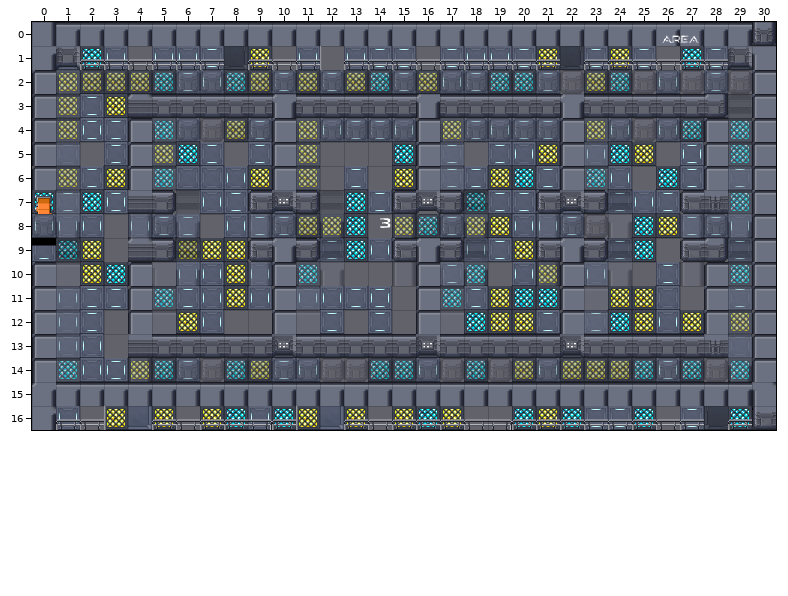
Level history. Tiled map: cocos/Code/assets/resources/map/map_1-2-E-3.tmx. The picture above was drawn from the file before the commit.
Cells are 32x32 px. Shown: x 0..30, y 0..16. Tiles whose own drawing changed are shown in their newer look in all pictures.
The result:
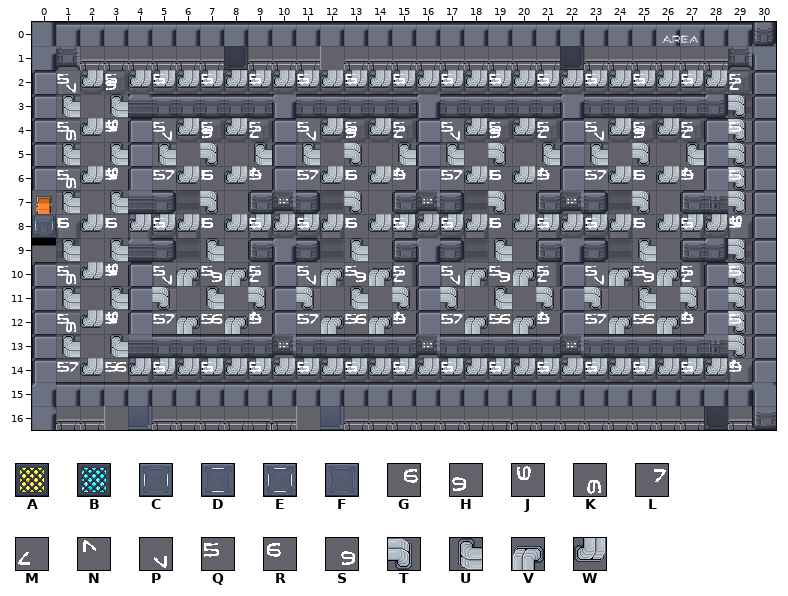
Key: from "scifi_tileset_02": A 141, B 142, C 144, D 145, E 146, F 147, G 158, H 158 turned 180, J 158 turned 270, K 158 turned 90, L 159, M 159 turned 180, N 159 turned 270, P 159 turned 90, Q 167, R 168, S 168 turned 180, T 178, U 178 turned 180, V 178 turned 270, W 178 turned 90.
_ is an empty cell.
Tiles of an added or newly shown layer are drawn over the layers below it.
Changes in this commit:
Layer "f":
y 0: x 30 B -> _
y 1: x 1..3 CBC -> ___; x 5..7 CCD -> ___; x 9 A -> _; x 11 C -> _; x 13..15 CDD -> ___; x 17..21 DCCDA -> _____; x 23..25 DAD -> ___; x 27..29 BDB -> ___
y 2: x 1..21 AAAABDCBADADABDACDBBD -> _____________________; x 23..24 AB -> __; x 26 C -> _; x 28 D -> _
y 3: x 1..3 ADA -> ___
y 4: x 1..3 AED -> ___; x 5..6 BF -> __; x 8..9 AD -> __; x 11..15 ACDDC -> _____; x 17..21 ADCDD -> _____; x 23..24 AC -> __; x 26..27 CB -> __; x 29 B -> _
y 5: x 1 F -> _; x 3 D -> _; x 5..7 ABD -> ___; x 9 D -> _; x 11 A -> _; x 15 B -> _; x 17 D -> _; x 19..21 DCA -> ___; x 23..25 CBA -> ___; x 27 E -> _; x 29 B -> _
y 6: x 1..3 ADA -> ___; x 5..9 BFFCA -> _____; x 11 A -> _; x 13 D -> _; x 15 A -> _; x 17..21 DDABD -> _____; x 23..24 BC -> __; x 26..27 BD -> __; x 29 D -> _
y 7: x 0..3 BDBE -> ____; x 7..11 CDDCA -> _____; x 13..15 BDB -> ___; x 17..26 ABDDCDCDCD -> __________; x 29 B -> _
y 8: x 1..2 CC -> __; x 4..6 CDD -> ___; x 8..13 CDDAAB -> ______; x 15..22 ABDAACCD -> ________; x 25..29 BADDC -> _____
y 9: x 0..2 DBA -> ___; x 5..8 BAAA -> ____; x 11..15 FDBCC -> _____; x 17..21 ACDAA -> _____; x 23..25 CDB -> ___; x 29 D -> _
y 10: x 2..3 AB -> __; x 6..9 CCAC -> ____; x 11 B -> _; x 17..18 DB -> __; x 20..21 CA -> __; x 23 C -> _; x 26 D -> _; x 29 B -> _
y 11: x 1..3 CDD -> ___; x 5..9 BDCAC -> _____; x 11..14 CCDE -> ____; x 17..21 BDABB -> _____; x 24..26 AAF -> ___; x 29 D -> _
y 12: x 1..2 CD -> __; x 6..7 AC -> __; x 12 D -> _; x 14 D -> _; x 18..21 BAAD -> ____; x 23..27 DBACA -> _____; x 29 A -> _
y 13: x 1..2 CC -> __; x 10 A -> _; x 16 A -> _; x 22 A -> _; x 29 F -> _
y 14: x 1..6 BCEABD -> ______; x 8..11 BADC -> ____; x 14..16 BBC -> ___; x 18 B -> _; x 20..27 ACAAABEB -> ________; x 29 B -> _
y 16: x 1 C -> _; x 3 A -> _; x 5 A -> _; x 7..11 ABCBA -> _____; x 13 A -> _; x 15..17 ABA -> ___; x 20..25 BABDDB -> ______; x 27 D -> _; x 29 B -> _
Layer "Tile Layer 5" (added):
y 2: x 1..29 _____________________________ -> PWHWWWWWWWWWWWWWWWWWWWWWWWWWM
y 3: x 1 _ -> U; x 3 _ -> U; x 29 _ -> T
y 4: x 1..3 ___ -> KWJ; x 5..9 _____ -> PWHWM; x 11..15 _____ -> PWHWM; x 17..21 _____ -> PWHWM; x 23..27 _____ -> PWHWM; x 29 _ -> T
y 5: x 1 _ -> U; x 3 _ -> U; x 5 _ -> U; x 7 _ -> T; x 9 _ -> U; x 11 _ -> U; x 13 _ -> T; x 15 _ -> U; x 17 _ -> U; x 19 _ -> T; x 21 _ -> U; x 23 _ -> U; x 25 _ -> T; x 27 _ -> U; x 29 _ -> T
y 6: x 1..3 ___ -> KWJ; x 5..9 _____ -> LWRWN; x 11..15 _____ -> LWRWN; x 17..21 _____ -> LWRWN; x 23..27 _____ -> LWRWN; x 29 _ -> T
y 7: x 1 _ -> U; x 3 _ -> U; x 7 _ -> T; x 13 _ -> T; x 19 _ -> T; x 25 _ -> T; x 29 _ -> T
y 8: x 1..29 _____________________________ -> RWRWWWRWWWWWRWWWWWRWWWWWRWWWJ
y 9: x 1 _ -> U; x 3 _ -> U; x 7 _ -> U; x 13 _ -> U; x 19 _ -> U; x 25 _ -> U; x 29 _ -> T
y 10: x 1..3 ___ -> KWJ; x 5..9 _____ -> PVSVM; x 11..15 _____ -> PVSVM; x 17..21 _____ -> PVSVM; x 23..27 _____ -> PVSVM; x 29 _ -> T
y 11: x 1 _ -> U; x 3 _ -> U; x 5 _ -> T; x 7 _ -> U; x 9 _ -> T; x 11 _ -> T; x 13 _ -> U; x 15 _ -> T; x 17 _ -> T; x 19 _ -> U; x 21 _ -> T; x 23 _ -> T; x 25 _ -> U; x 27 _ -> T; x 29 _ -> T
y 12: x 1..3 ___ -> KWJ; x 5..9 _____ -> LVGVN; x 11..15 _____ -> LVGVN; x 17..21 _____ -> LVGVN; x 23..27 _____ -> LVGVN; x 29 _ -> T
y 13: x 1 _ -> U; x 3 _ -> U; x 29 _ -> T
y 14: x 1..29 _____________________________ -> LWGWWWWWWWWWWWWWWWWWWWWWWWWWN
Layer "Tile Layer 6" (added):
y 2: x 1 _ -> Q; x 3 _ -> Q; x 5 _ -> Q; x 7 _ -> Q; x 9 _ -> Q; x 11 _ -> Q; x 13 _ -> Q; x 15 _ -> Q; x 17 _ -> Q; x 19 _ -> Q; x 21 _ -> Q; x 23 _ -> Q; x 25 _ -> Q; x 27 _ -> Q; x 29 _ -> Q
y 4: x 1 _ -> Q; x 3 _ -> Q; x 5 _ -> Q; x 7 _ -> Q; x 9 _ -> Q; x 11 _ -> Q; x 13 _ -> Q; x 15 _ -> Q; x 17 _ -> Q; x 19 _ -> Q; x 21 _ -> Q; x 23 _ -> Q; x 25 _ -> Q; x 27 _ -> Q; x 29 _ -> Q
y 6: x 1 _ -> Q; x 3 _ -> Q; x 5 _ -> Q; x 7 _ -> Q; x 9 _ -> Q; x 11 _ -> Q; x 13 _ -> Q; x 15 _ -> Q; x 17 _ -> Q; x 19 _ -> Q; x 21 _ -> Q; x 23 _ -> Q; x 25 _ -> Q; x 27 _ -> Q; x 29 _ -> Q
y 8: x 1 _ -> Q; x 3 _ -> Q; x 5 _ -> Q; x 7 _ -> Q; x 9 _ -> Q; x 11 _ -> Q; x 13 _ -> Q; x 15 _ -> Q; x 17 _ -> Q; x 19 _ -> Q; x 21 _ -> Q; x 23 _ -> Q; x 25 _ -> Q; x 27 _ -> Q; x 29 _ -> Q
y 10: x 1 _ -> Q; x 3 _ -> Q; x 5 _ -> Q; x 7 _ -> Q; x 9 _ -> Q; x 11 _ -> Q; x 13 _ -> Q; x 15 _ -> Q; x 17 _ -> Q; x 19 _ -> Q; x 21 _ -> Q; x 23 _ -> Q; x 25 _ -> Q; x 27 _ -> Q; x 29 _ -> Q
y 12: x 1 _ -> Q; x 3 _ -> Q; x 5 _ -> Q; x 7 _ -> Q; x 9 _ -> Q; x 11 _ -> Q; x 13 _ -> Q; x 15 _ -> Q; x 17 _ -> Q; x 19 _ -> Q; x 21 _ -> Q; x 23 _ -> Q; x 25 _ -> Q; x 27 _ -> Q; x 29 _ -> Q
y 14: x 1 _ -> Q; x 3 _ -> Q; x 5 _ -> Q; x 7 _ -> Q; x 9 _ -> Q; x 11 _ -> Q; x 13 _ -> Q; x 15 _ -> Q; x 17 _ -> Q; x 19 _ -> Q; x 21 _ -> Q; x 23 _ -> Q; x 25 _ -> Q; x 27 _ -> Q; x 29 _ -> Q
